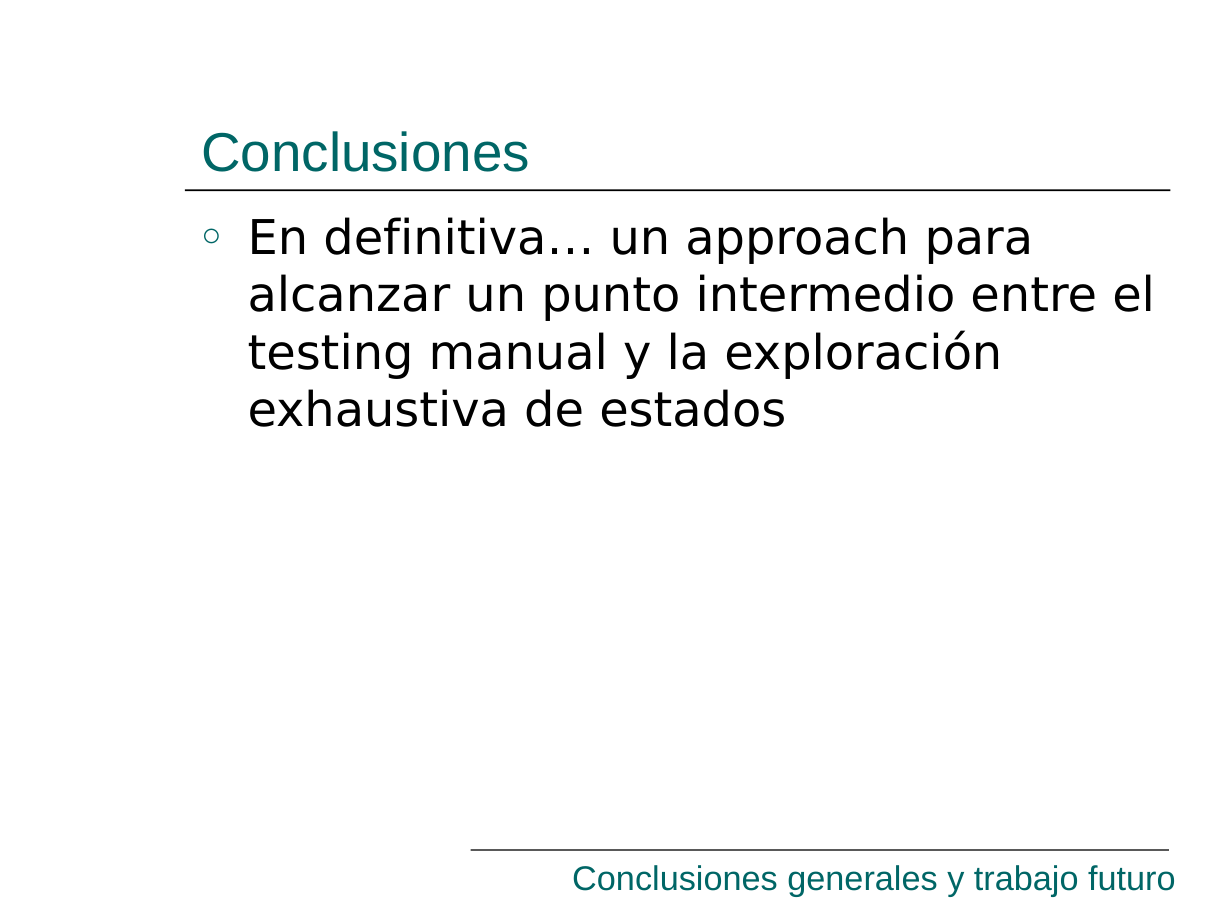
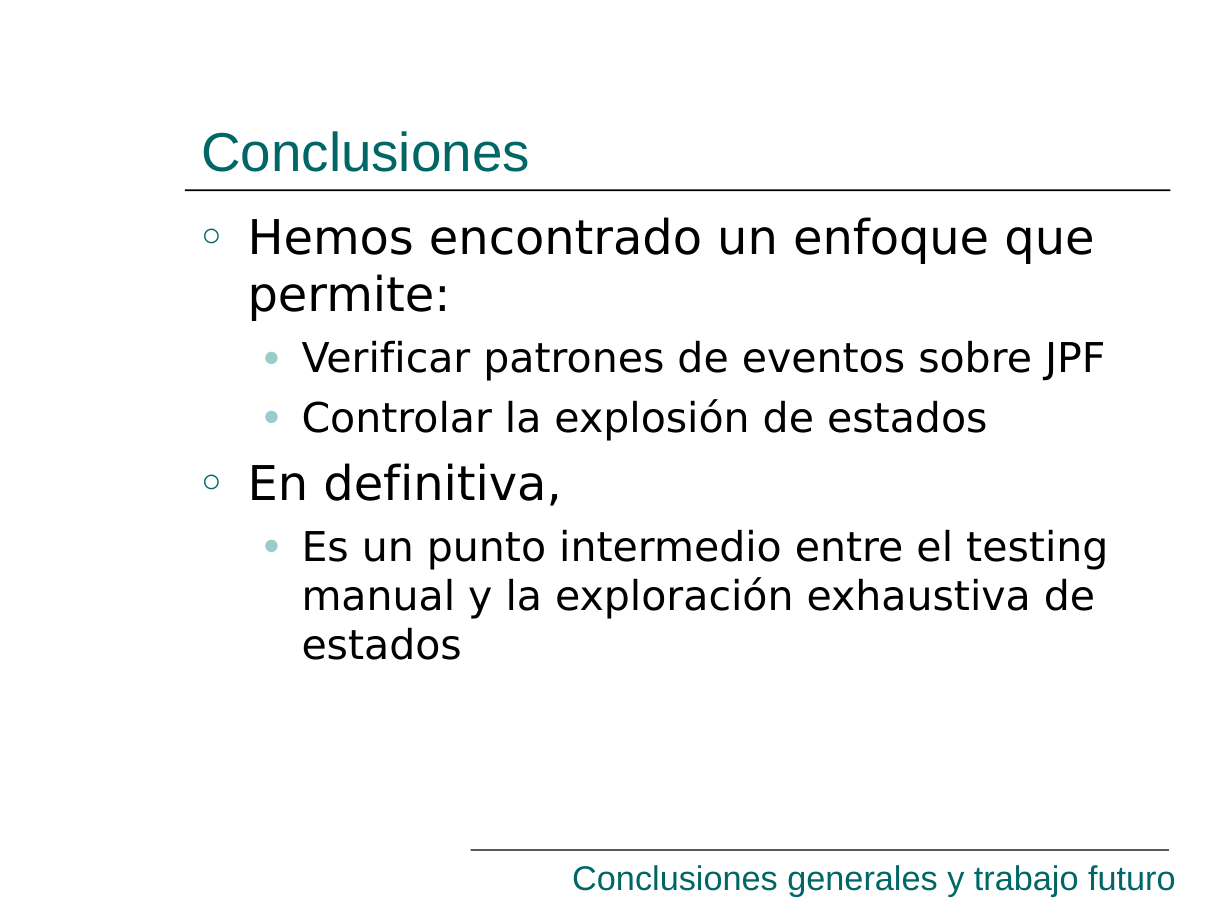
Before and after one commit to hugomelendez/tesis-jpf-2006, a slide deck: slide 33 of tesis-doc/Presentación.ppt (slide 43 before the commit). Drawn at 1232x924 pixels with LibreOffice and Linux fonts; fonts in the diff are those of the drawing. Boxes give left, top, right and bottom in pixels: in the first picture for what was removed or moved away, otherwise in the second. Text is boxed around its words. In the diff, an @@ line names an element or a change of style, - is before the commit and + after.

```diff
--- a/tesis-doc/Presentación.ppt
+++ b/tesis-doc/Presentación.ppt
@@ text at (248, 217, 1108, 660): text changed; size 28 to 24 pt @@
-○ En definitiva… un approach para alcanzar un punto intermedio entre el testing manual y la exploración exhaustiva de estados
+○ Hemos encontrado un enfoque que permite:
+  ● Verificar patrones de eventos sobre JPF
+  ● Controlar la explosión de estados
+○ En definitiva,
+  ● Es un punto intermedio entre el testing manual y la exploración exhaustiva de estados
```
Also in this commit, not shown: 23 other slides changed, 4 slides added, 10 slides removed.
